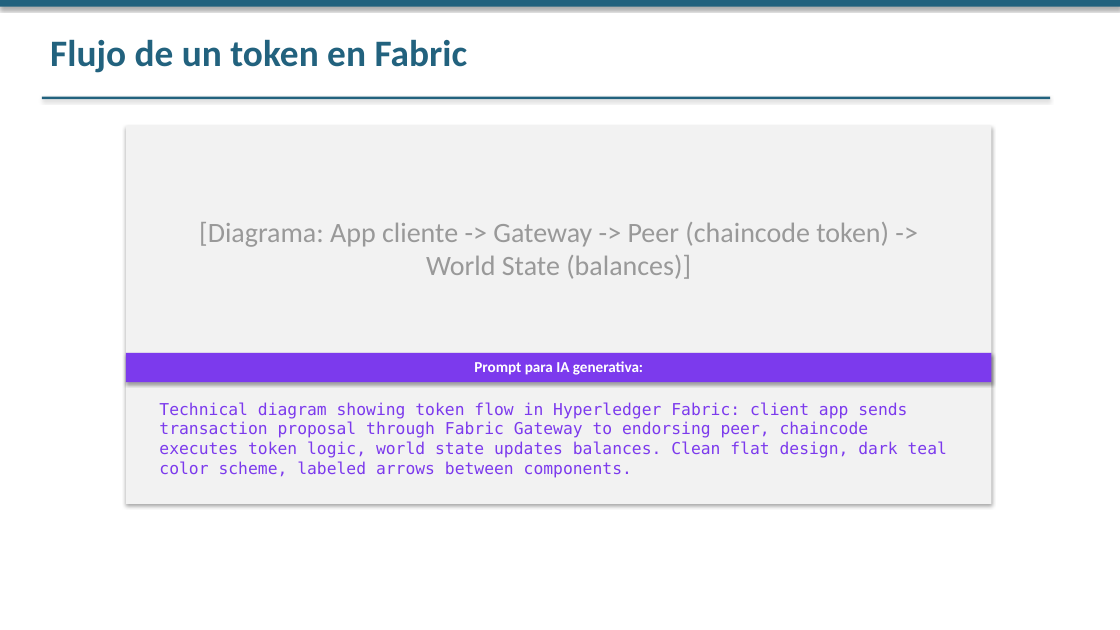
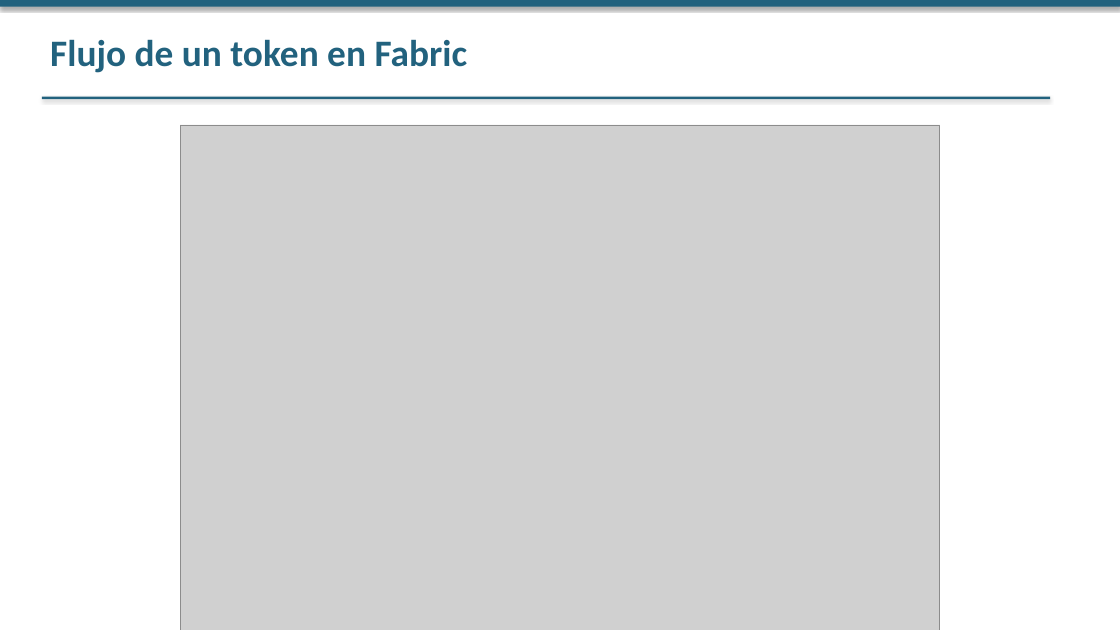
Before and after one commit to jjnieto/fabric, a slide deck: slide 5 of docs/slides/Modulo 4/dia1_anexo.pptx. Drawn at 1120x630 pixels with LibreOffice and Linux fonts; fonts in the diff are those of the drawing; grey boxes stand for pictures. Boxes give left, top, right and bottom in pixels: in the first picture for what was removed or moved away, otherwise in the second. Text is boxed around its words. In the diff, an @@ line names an element or a change of style, - is before the commit and + after.

```diff
--- a/docs/slides/Modulo 4/dia1_anexo.pptx
+++ b/docs/slides/Modulo 4/dia1_anexo.pptx
@@ rectangle removed at bbox=[126, 126, 991, 504] @@
@@ picture added at bbox=[180, 125, 939, 630] @@
@@ text removed at bbox=[199, 222, 889, 279] @@
-[Diagrama: App cliente -> Gateway -> Peer (chaincode token) -> World State (balances)]
@@ rectangle removed at bbox=[126, 353, 991, 382] @@
@@ text removed at bbox=[474, 361, 643, 375] @@
-Prompt para IA generativa:
@@ text removed at bbox=[159, 402, 947, 478] @@
-Technical diagram showing token flow in Hyperledger Fabric: client app sends transaction proposal through Fabric Gateway to endorsing peer, chaincode executes token logic, world state updates balances. Clean flat design, dark teal color scheme, labeled arrows between components.
```
Also in this commit, not shown: 1 other slide changed, 10 other files.
